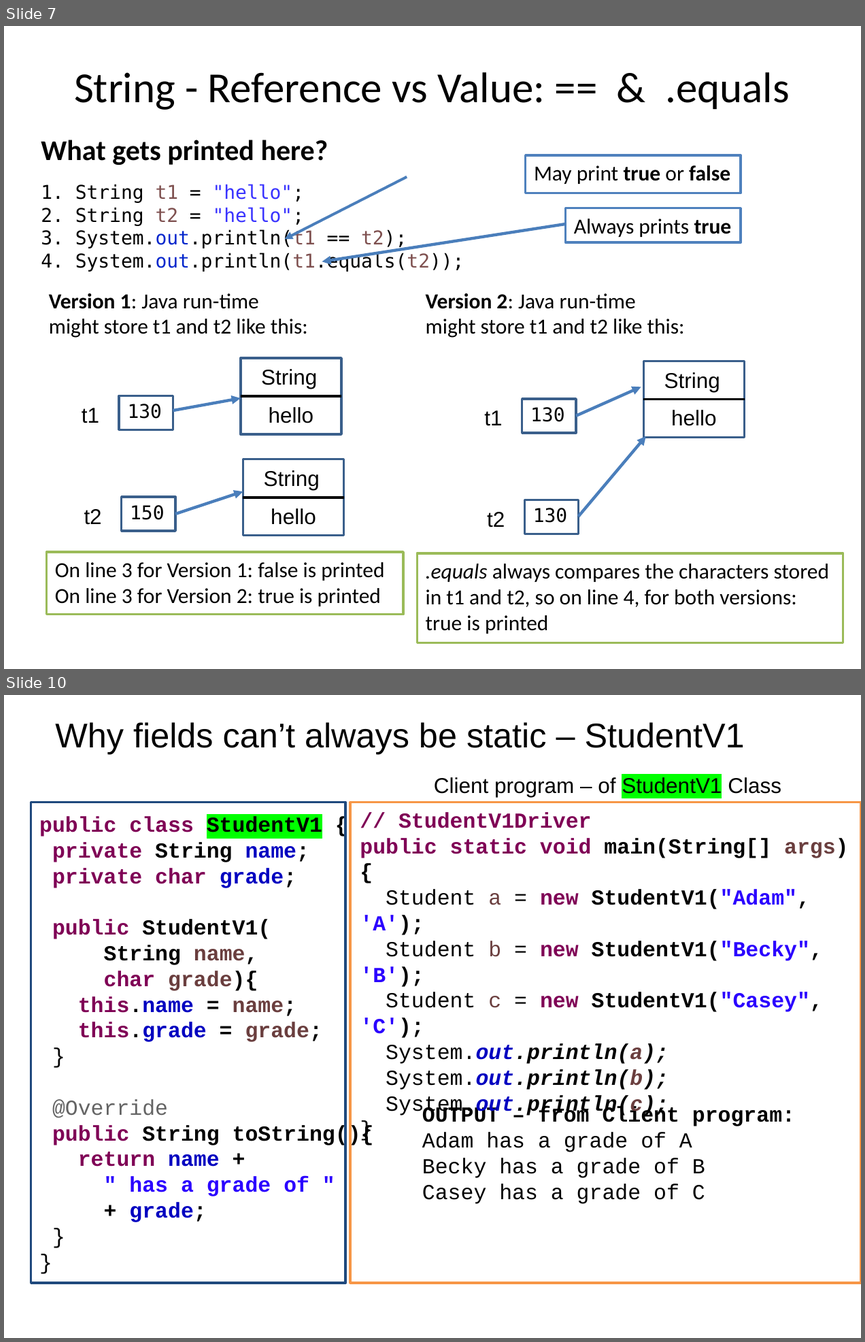
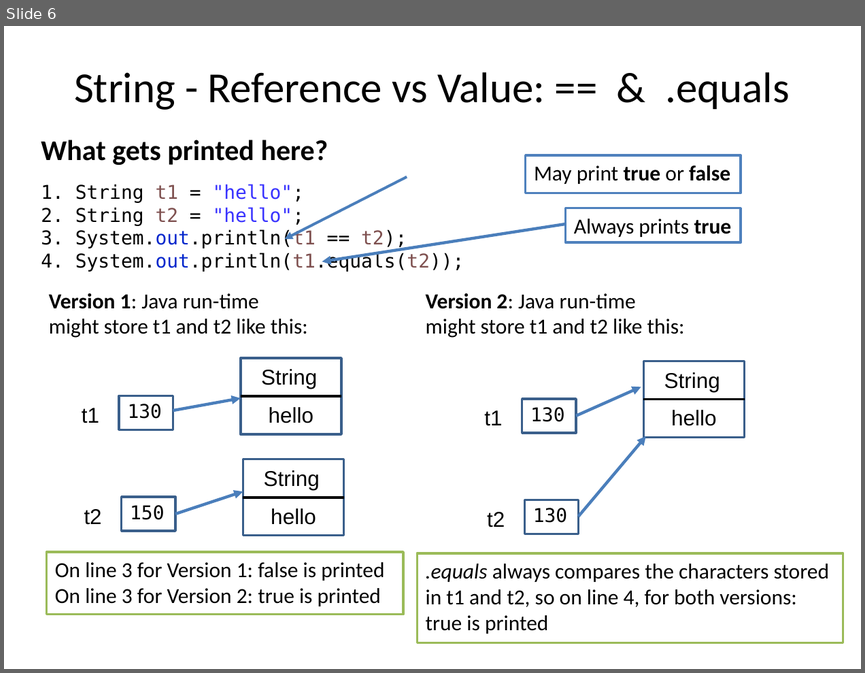
Before and after one commit to RHIT-CSSE/csse220, a slide deck: ClassMaterials/SimpleObjects/Slides/Part2-ObjectRefs.pptx. Shown one above the other, each under a label of ours: slides 7 and 10 before the commit, slide 6 after it; the slides between them are not shown. The pictures are 865x1342 and 865x673 pixels, drawn with LibreOffice and Linux fonts; fonts in the diff are those of the drawing. Boxes give left, top, right and bottom in pixels: in the first picture for what was removed or moved away, otherwise in the second. Text is boxed around its words. In the diff, an @@ line names an element or a change of style, - is before the commit and + after.

```diff
--- a/ClassMaterials/SimpleObjects/Slides/Part2-ObjectRefs.pptx
+++ b/ClassMaterials/SimpleObjects/Slides/Part2-ObjectRefs.pptx
@@ slide 10 removed at [4, 695, 861, 1338], background #FFFFFF @@
@@ title removed at [55, 722, 745, 754] @@
-Why fields can’t always be static – StudentV1
@@ text removed at [434, 777, 781, 797] @@
-Client program – of StudentV1 Class
@@ rectangle removed at [31, 802, 346, 1283] @@
@@ text removed at [39, 816, 374, 1222] @@
-public class StudentV1 {
-private String name;
-private char grade;
-public StudentV1(
-String name,
-char grade){
-this.name = name;
-this.grade = grade;
-}
-@Override
-public String toString(){
-return name +
-" has a grade of "
-+ grade;
-}
-}
@@ rectangle removed at [350, 802, 861, 1283] @@
@@ text removed at [360, 812, 848, 1117] @@
-// StudentV1Driver
-public static void main(String[] args) {
-Student a = new StudentV1("Adam", 'A');
-Student b = new StudentV1("Becky", 'B');
-Student c = new StudentV1("Casey", 'C');
-System.out.println(a);
-System.out.println(b);
-System.out.println(c);
-}
@@ text removed at [422, 1106, 795, 1204] @@
-OUTPUT – from Client program:
-Adam has a grade of A
-Becky has a grade of B
-Casey has a grade of C
@@ what was slide 7 is now slide 6 @@
```
Also in this commit, not shown: 1 slide changed, 14 other slides removed, 4 other files.
